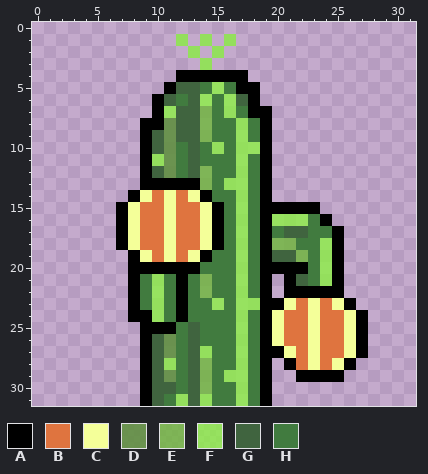
Pixel-art sprite, stored at Assets/Sprites/CactusPlant/CactusRight4.png. The picture above was drawn from the file before the commit.
The file is 32x32 pixels.
Palette (. is transparent): A #000000  B #df743f  C #f4ff99  D #5f903fe0  E #71b73fd4  F #8af33fc4  G #40643f  H #417b3f
After the commit:
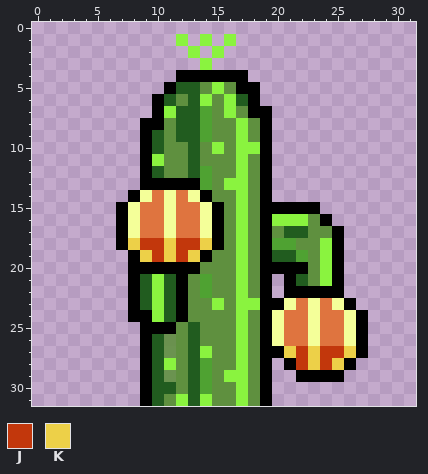
Colours new in this view: J #c2370c  K #edd048
From old to new:
Colour E changes from #71b73fd4 to #4fa232.
Colour F changes from #8af33fc4 to #8af33f.
Colour G changes from #40643f to #215c1f.
Colour H changes from #417b3f to #5f903f.
Colour H becomes colour G in rows 21 to 23 at x 9 and 11; in row 24 at x 11.
Colour D becomes colour H in rows 8 to 12 at x 11.
Colour B becomes colour J in row 18 at x 9 to 10 and 12 to 13; in row 19 at x 10 and 12; in row 27 at x 22 and 24 to 25; in row 28 at x 22 and 24.
Colour C becomes colour K in row 18 at x 8, 11 and 14; in row 19 at x 9, 11 and 13; in row 27 at x 21, 23 and 26; in row 28 at x 23 and 25.
Boxes around the changes in both pictures, in picture pixels (x1, y1, x2, y2):
changed: (128, 34, 356, 406)
